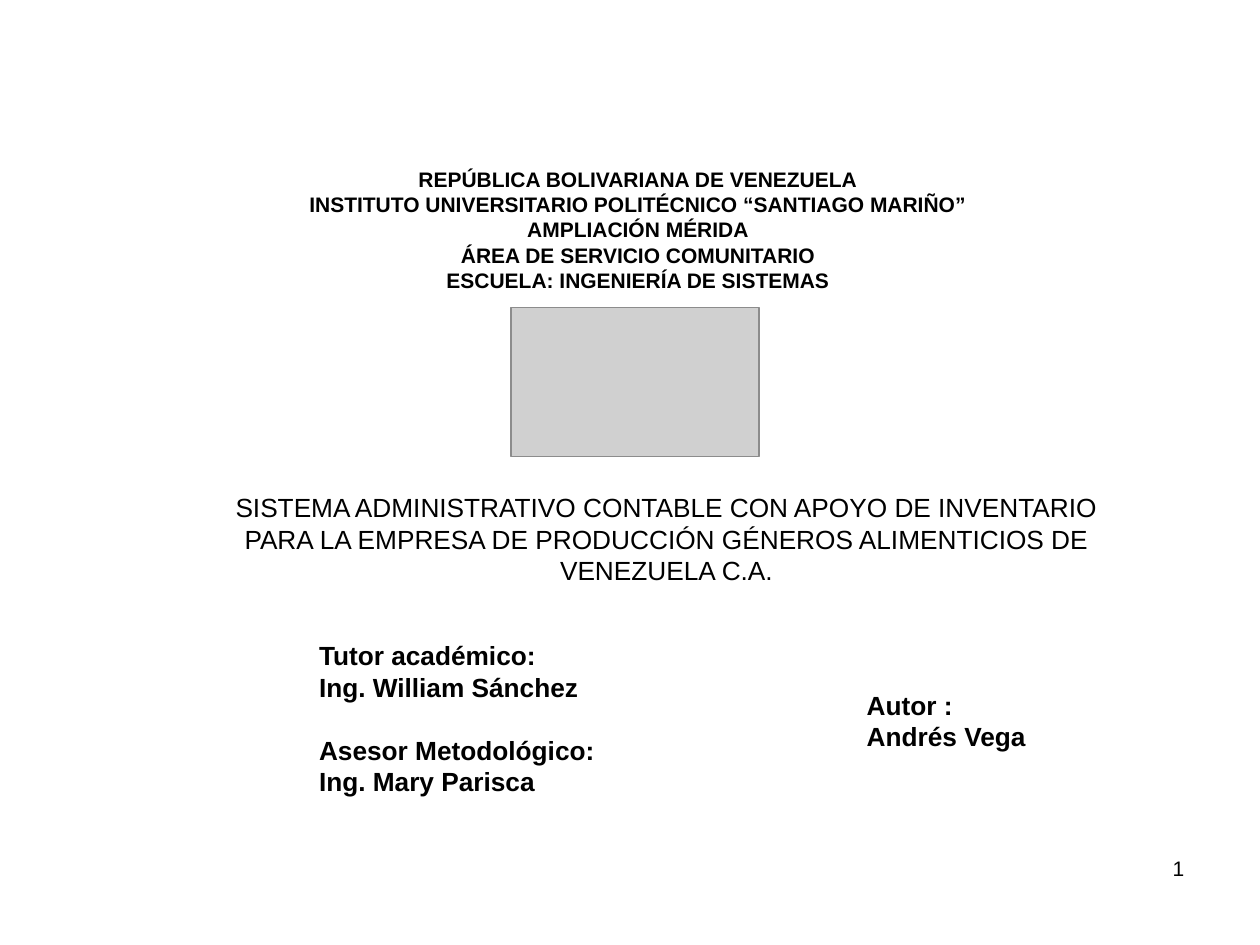
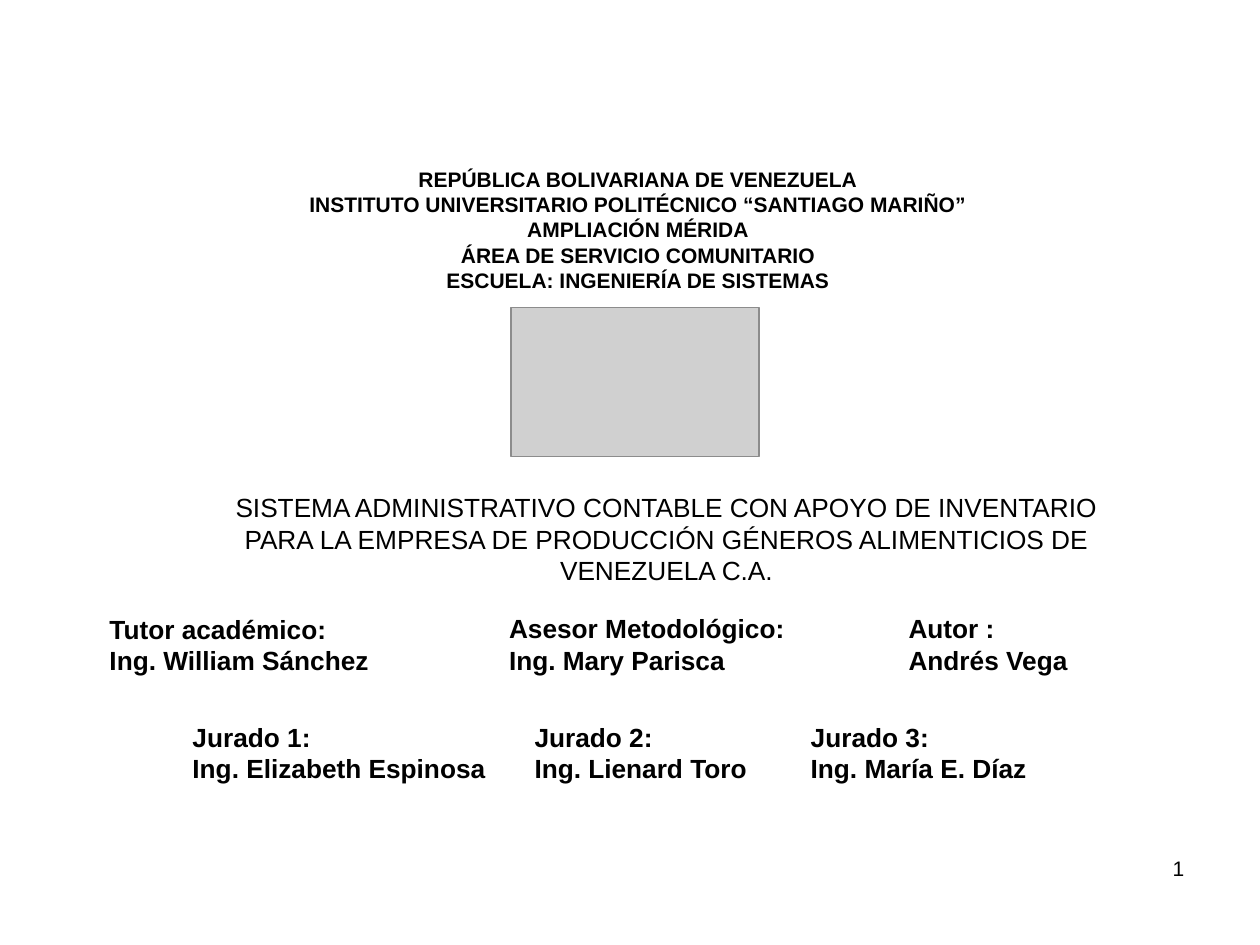
Before and after one commit to AEVegaEngineer/Tesis, a slide deck: slide 1 of diapositivas Andrés Vega.pptx. Drawn at 1260x945 pixels with LibreOffice and Linux fonts; fonts in the diff are those of the drawing; grey boxes stand for pictures; background and template pictures are left out. Boxes give left, top, right and bottom in pixels: in the first picture for what was removed or moved away, otherwise in the second. Text is boxed around its words. In the diff, an @@ line names an element or a change of style, - is before the commit and + after.

```diff
--- a/diapositivas Andrés Vega.pptx
+++ b/diapositivas Andrés Vega.pptx
@@ text "Tutor académico:": place and size @@
-text "Tutor académico:" at [319, 645, 594, 797]
+text "Tutor académico:" at [109, 619, 368, 676]
@@ text added at [509, 618, 784, 675], 15 pt, text #000000, bold @@
+Asesor Metodológico:
+Ing. Mary Parisca
@@ text "Autor :": place and size @@
-text "Autor :" at [867, 697, 1025, 752]
+text "Autor :" at [909, 620, 1067, 675]
@@ text added at [192, 728, 486, 784], 15 pt, text #000000, bold @@
+Jurado 1:
+Ing. Elizabeth Espinosa
@@ text at [319, 740, 594, 797]: paragraph removed @@
-Asesor Metodológico:
-Ing. Mary Parisca
@@ text added at [535, 728, 746, 784], 15 pt, text #000000, bold @@
+Jurado 2:
+Ing. Lienard Toro
@@ text added at [811, 728, 1026, 784], 15 pt, text #000000, bold @@
+Jurado 3:
+Ing. María E. Díaz
```
Also in this commit, not shown: 4 other slides changed, 2 slides removed, 1 other file.
